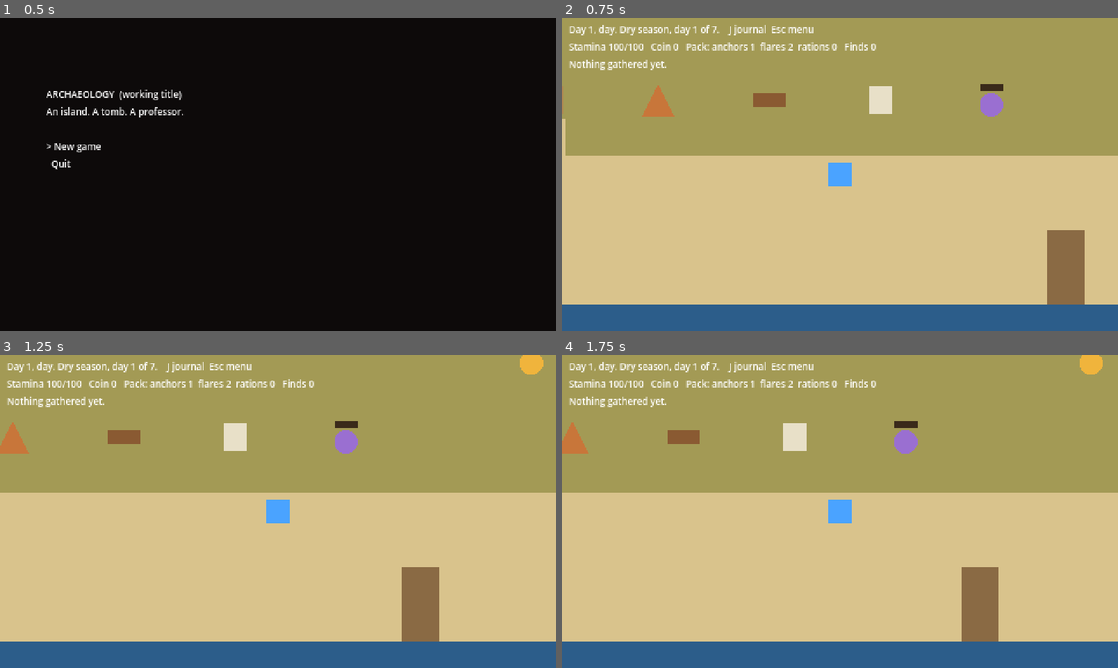
Above: before the commit, frames 1-4 (two rows, left to right).
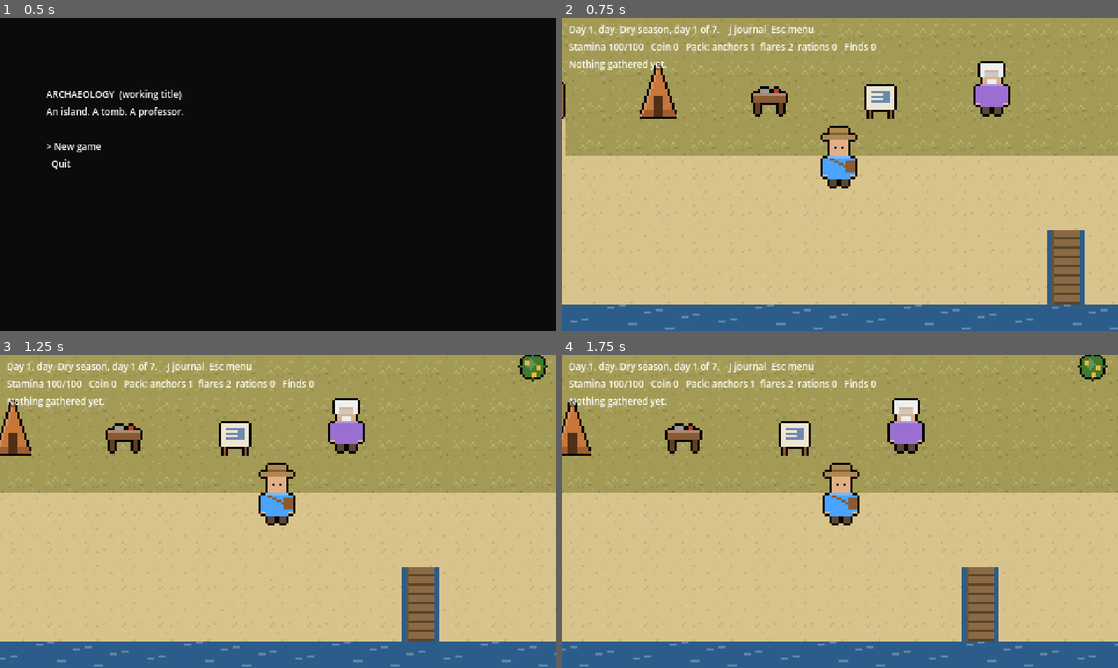
Above: after the commit, the same moments.

Repository: roughpatches/Archaeology
Game: Godot game, scene res://scenes/boot/boot.tscn
Same seed, same stepped clock (60 frames per second), same inputs: the game is played once before the commit and once after it.
Inputs (mouse positions are in pixels of both pictures, inside the frame that each line leads up to):
- Up to frame 1 (0.5 s): no input
- Up to frame 2 (0.75 s): tap Enter at 0.5, 0.6 s; move the mouse to (962, 158) at 0.52 s; hold Right (ui_right) from 0.53 s (still down); click (962, 158) at 0.67 s
- Up to frame 3 (1.25 s): keep holding Right (ui_right); tap Space at 0.77, 1.07 s; tap E at 0.8 s
- Up to frame 4 (1.75 s): release Right (ui_right) at 1.25 s; drag from (728, 527) to (812, 574) at 1.27 s

Frame 1 is identical in both runs. In frame 2, 4.5% of the frame differs, in the area x 0-100%, y 3-100%; in frame 3, 4.7%, in the area x 0-100%, y 0-100%; in frame 4, 4.6%.

Commit message:
Draw the island and tomb with art, placeholder first (D49)
Scenes look up art by name: real art in art/ wins, then the code-made
placeholder, then the gray-box shape. Y-sorted characters and props,
jungle and tomb wall faces, animated sea, night and lamp light drawn
over the art.

Co-Authored-By: Claude Opus 5.5 <noreply@anthropic.com>
Claude-Session: https://claude.ai/code/session_01B7rQi3VunBoZWstFhXroN3

Diff:
--- /dev/null
+++ b/scenes/art.gd
@@ -0,0 +1,45 @@
+extends RefCounted
+## Finds the art for a name like "tomb/floor" (D49, RENDERING_CONTRACT.md section 8): real art
+## in res://art/ first, then the code-made placeholder in res://art/placeholder/, else null, and
+## the scene draws its gray-box shape instead. Drop a real PNG in art/ and it wins, no code change.
+
+const ROOTS: Array[String] = ["res://art/", "res://art/placeholder/"]
+
+static var _cache := {}
+
+
+static func tex(name: String) -> Texture2D:
+	if _cache.has(name):
+		return _cache[name]
+	var found: Texture2D = null
+	for root in ROOTS:
+		var path := root + name + ".png"
+		if ResourceLoader.exists(path):
+			found = load(path)
+			break
+	_cache[name] = found
+	return found
+
+
+## Draws a sprite with its feet (bottom centre, contract section 2) at feet. Returns false if
+## there's no art, so the caller can draw its shape.
+static func draw_feet(ci: CanvasItem, name: String, feet: Vector2) -> bool:
+	var t := tex(name)
+	if t == null:
+		return false
+	var s := t.get_size()
+	var foot_row := 30.0 if s.y == 32.0 and s.x == 32.0 else s.y
+	ci.draw_texture(t, (feet - Vector2(s.x / 2.0, foot_row)).round())
+	return true
+
+
+## Draws a tile-anchored sprite: its bottom row on tile p's bottom, centred across the tile, so
+## tall props overhang upward and wide ones overhang to both sides.
+static func draw_on_tile(ci: CanvasItem, name: String, p: Vector2i, tile: int) -> bool:
+	var t := tex(name)
+	if t == null:
+		return false
+	var s := t.get_size()
+	var at := Vector2(p * tile) + Vector2((tile - s.x) / 2.0, tile - s.y)
+	ci.draw_texture(t, at.round())
+	return true
--- a/scenes/expedition/expedition_scene.gd
+++ b/scenes/expedition/expedition_scene.gd
@@ -10,6 +10,7 @@
 const FloorGen := preload("res://core/expedition/floor_gen.gd")
 const DigView := preload("res://scenes/expedition/dig_view.gd")
 const DebugOverlay := preload("res://scenes/debug/debug_overlay.gd")
+const Art := preload("res://scenes/art.gd")
 
 const TILE := 16
 ## Jungle tomb palette (D33). Gray-box: flat colours, no art.
@@ -37,6 +38,22 @@
 	"spring": Color("7fd4ff"),
 	"hint": Color("d8cfc0"),
 	"hint_checked": Color("ffd84a"),
+}
+## Art for each tile kind (D49); walls with open ground below show their face instead.
+const TILE_ART := {
+	FloorGen.Tile.WALL: "tomb/wall",
+	FloorGen.Tile.FLOOR: "tomb/floor",
+	FloorGen.Tile.PILLAR: "tomb/pillar",
+	FloorGen.Tile.LEDGE: "tomb/ledge",
+	FloorGen.Tile.RUBBLE: "tomb/rubble",
+}
+const TILE_COLOR := {
+	FloorGen.Tile.WALL: "wall",
+	FloorGen.Tile.FLOOR: "floor",
+	FloorGen.Tile.PILLAR: "pillar",
+	FloorGen.Tile.LEDGE: "ledge",
+	FloorGen.Tile.WATER: "water",
+	FloorGen.Tile.RUBBLE: "rubble",
 }
 ## The camera is close in, so a chamber is bigger than the screen (D34).
 const ZOOM := 2.0
@@ -322,37 +339,10 @@
 	var view := get_viewport_rect().size / ZOOM
 	var origin := _camera.position - view / 2.0
 	draw_rect(Rect2(origin, view), COLORS["unseen"])
-	var tiles: PackedByteArray = run.floor_data["tiles"]
 	var size: Vector2i = run.floor_data["size"]
 	for p: Vector2i in run.lit:
-		if p.x < 0 or p.y < 0 or p.x >= size.x or p.y >= size.y:
-			continue
-		var t: int = tiles[p.y * size.x + p.x]
-		var c: Color = COLORS["wall"]
-		match t:
-			FloorGen.Tile.FLOOR:
-				c = COLORS["floor"]
-			FloorGen.Tile.LEDGE:
-				c = COLORS["ledge"]
-			FloorGen.Tile.PILLAR:
-				c = COLORS["pillar"]
-			FloorGen.Tile.WATER:
-				c = COLORS["water"]
-			FloorGen.Tile.RUBBLE:
-				c = COLORS["rubble"]
-		# The lamp fades toward the edge of its reach.
-		c = c.darkened(0.12 * maxi(0, _dist(p) - 2))
-		var rect := Rect2(Vector2(p * TILE), Vector2(TILE, TILE))
-		draw_rect(rect, c)
-		if t == FloorGen.Tile.WALL and _hash(p) % 4 == 0:
-			var o := Vector2(p * TILE)
-			draw_line(o + Vector2(3, 0), o + Vector2(5, TILE), COLORS["root"], 1.5)
-		elif t == FloorGen.Tile.RUBBLE:
-			draw_circle(rect.get_center() + Vector2(-3, 2), 3, c.lightened(0.2))
-			draw_circle(rect.get_center() + Vector2(3, -2), 2.5, c.lightened(0.15))
-		elif t == FloorGen.Tile.WATER and (_hash(p) + run.ticks) % 3 == 0:
-			var o := Vector2(p * TILE)
-			draw_line(o + Vector2(4, 6), o + Vector2(10, 6), COLORS["water"].lightened(0.3), 1.0)
+		if p.x >= 0 and p.y >= 0 and p.x < size.x and p.y < size.y:
+			_draw_tile(p)
 	if not run.rumble.is_empty():
 		for p: Vector2i in run.rumble["tiles"]:
 			if run.lit.has(p):
@@ -362,54 +352,124 @@
 					draw_circle(
 						o + Vector2(3 + 5 * k, 3 + 4 * ((k + run.ticks) % 3)), 1, Color.WHEAT
 					)
-	if run.depth <= run.rope_floors:
-		_mark(run.floor_data["entry"], COLORS["rope"], "rope")
-	for an in run.anchors:
-		_mark(an, COLORS["rope"], "anchor")
-	for c: Dictionary in run.floor_data["chambers"]:
-		if c["shaft"] != FloorGen.NO_SHAFT:
-			_mark(c["shaft"], COLORS["shaft"], "daylight")
-	for e: Vector2i in run.floor_data["exits"]:
-		if run.depth >= Expedition.FLOORS:
-			_mark(e, COLORS["rope"], "rope")
-		else:
-			_mark(e, COLORS["stairs"], "down")
-	for t: Dictionary in run.floor_data["tunnels"]:
-		if run.lit.has(t["ledge"]):
-			_chevron(t["ledge"])
-	for sp in run.springs:
-		_mark(sp, COLORS["spring"], "")
+	_draw_markers()
+	for s in run.spots:
+		if not s["noticed"]:
+			continue
+		var state := "done"
+		var col: Color = COLORS["spot_done"]
+		if not s["dig"].lifted:
+			state = "mapped" if s["dig"].surveyed else "sign"
+			col = COLORS["spot_mapped"] if s["dig"].surveyed else COLORS["spot"]
+		_mark(s["pos"], col, "dig", "tomb/dig_spot_" + state)
+	for n in run.nodes:
+		_mark(n, COLORS["node"], "", "tomb/crystal")
+	_draw_actors()
+	_draw_lamp_fade()
 	for h in run.tunnel_hints():
 		if run.lit.has(h["pos"]):
 			_hint_label(h)
-	for s in run.spots:
-		if not s["noticed"]:
-			continue
-		var col: Color = COLORS["spot_done"]
-		if not s["dig"].lifted:
-			col = COLORS["spot_mapped"] if s["dig"].surveyed else COLORS["spot"]
-		_mark(s["pos"], col, "dig")
-	for n in run.nodes:
-		_mark(n, COLORS["node"], "")
+
+
+## One lit floor tile: art if there is some (D49), else the gray-box colour.
+func _draw_tile(p: Vector2i) -> void:
+	var t := FloorGen.tile_at(run.floor_data, p)
+	var rect := Rect2(Vector2(p * TILE), Vector2(TILE, TILE))
+	var art: String = TILE_ART.get(t, "")
+	if (
+		t == FloorGen.Tile.WALL
+		and FloorGen.open(FloorGen.tile_at(run.floor_data, p + Vector2i.DOWN))
+	):
+		art = "tomb/wall_face"
+	elif t == FloorGen.Tile.WATER:
+		art = "tomb/stream_%d" % ((_hash(p) + run.ticks) % 4)
+	var tex := Art.tex(art)
+	if tex != null:
+		draw_texture(tex, rect.position)
+		if t == FloorGen.Tile.LEDGE:
+			_chevron(p)
+		return
+	var c: Color = COLORS[TILE_COLOR.get(t, "wall")]
+	draw_rect(rect, c)
+	if t == FloorGen.Tile.WALL and _hash(p) % 4 == 0:
+		var o := Vector2(p * TILE)
+		draw_line(o + Vector2(3, 0), o + Vector2(5, TILE), COLORS["root"], 1.5)
+	elif t == FloorGen.Tile.RUBBLE:
+		draw_circle(rect.get_center() + Vector2(-3, 2), 3, c.lightened(0.2))
+		draw_circle(rect.get_center() + Vector2(3, -2), 2.5, c.lightened(0.15))
+	elif t == FloorGen.Tile.LEDGE:
+		_chevron(p)
+
+
+## Ways out, the way down and springs.
+func _draw_markers() -> void:
+	if run.depth <= run.rope_floors:
+		_mark(run.floor_data["entry"], COLORS["rope"], "rope", "tomb/rope")
+	for an in run.anchors:
+		_mark(an, COLORS["rope"], "anchor", "tomb/anchor")
+	for c: Dictionary in run.floor_data["chambers"]:
+		if c["shaft"] != FloorGen.NO_SHAFT:
+			_mark(c["shaft"], COLORS["shaft"], "daylight", "tomb/shaft")
+	for e: Vector2i in run.floor_data["exits"]:
+		if run.depth >= Expedition.FLOORS:
+			_mark(e, COLORS["rope"], "rope", "tomb/rope")
+		else:
+			_mark(e, COLORS["stairs"], "down", "tomb/stairs")
+	for sp in run.springs:
+		_mark(sp, COLORS["spring"], "", "tomb/spring")
+
+
+## Creatures and the player, sorted by the y of their feet (contract section 3).
+func _draw_actors() -> void:
+	var actors: Array = []
 	for cr in run.creatures:
 		if run.lit.has(cr["pos"]):
-			var col: Color = COLORS["creature"]
-			if cr["flee"] > 0:
-				col = COLORS["creature_flee"]
-			elif cr["stun"] > 0:
-				col = COLORS["creature_stun"]
-			draw_circle(Vector2(cr["pos"] * TILE) + Vector2(TILE, TILE) / 2.0, TILE * 0.4, col)
-	draw_rect(
-		Rect2(_shown - Vector2(TILE - 6, TILE - 6) / 2.0, Vector2(TILE - 6, TILE - 6)),
-		COLORS["player"]
-	)
-
-
-func _mark(p: Vector2i, col: Color, label: String) -> void:
+			actors.append([_tile_centre(cr["pos"]).y, cr])
+	actors.append([_shown.y, {}])
+	actors.sort_custom(func(a: Array, b: Array) -> bool: return a[0] < b[0])
+	for item: Array in actors:
+		var cr: Dictionary = item[1]
+		if cr.is_empty():
+			if not Art.draw_feet(self, "characters/player", _shown + Vector2(0, 7)):
+				draw_rect(
+					Rect2(_shown - Vector2(TILE - 6, TILE - 6) / 2.0, Vector2(TILE - 6, TILE - 6)),
+					COLORS["player"]
+				)
+			continue
+		var state := "normal"
+		var col: Color = COLORS["creature"]
+		if cr["flee"] > 0:
+			state = "flee"
+			col = COLORS["creature_flee"]
+		elif cr["stun"] > 0:
+			state = "stunned"
+			col = COLORS["creature_stun"]
+		var centre := _tile_centre(cr["pos"])
+		if not Art.draw_feet(self, "characters/creature_" + state, centre + Vector2(0, 7)):
+			draw_circle(centre, TILE * 0.4, col)
+
+
+## The lamp fades toward the edge of its reach, drawn over the art (contract section 3).
+func _draw_lamp_fade() -> void:
+	for p: Vector2i in run.lit:
+		var k := maxi(0, _dist(p) - 2)
+		if k > 0:
+			draw_rect(
+				Rect2(Vector2(p * TILE), Vector2(TILE, TILE)), Color(0, 0, 0, minf(0.12 * k, 0.8))
+			)
+
+
+## A marked tile: its art if there is some, else a coloured frame; and its label (labels stay
+## drawn by code, contract section 9).
+func _mark(p: Vector2i, col: Color, label: String, art: String = "") -> void:
 	if not run.lit.has(p):
 		return
-	var rect := Rect2(Vector2(p * TILE) + Vector2(1, 1), Vector2(TILE - 2, TILE - 2))
-	draw_rect(rect, col, false, 2.0)
+	var tex := Art.tex(art) if art != "" else null
+	if tex != null:
+		draw_texture(tex, Vector2(p * TILE))
+	else:
+		var rect := Rect2(Vector2(p * TILE) + Vector2(1, 1), Vector2(TILE - 2, TILE - 2))
+		draw_rect(rect, col, false, 2.0)
 	if label != "":
 		draw_string(
 			ThemeDB.fallback_font,
--- a/scenes/overworld/overworld_scene.gd
+++ b/scenes/overworld/overworld_scene.gd
@@ -18,6 +18,7 @@
 const Camp := preload("res://core/overworld/camp.gd")
 const Story := preload("res://core/overworld/story.gd")
 const DebugOverlay := preload("res://scenes/debug/debug_overlay.gd")
+const Art := preload("res://scenes/art.gd")
 
 const TILE := 16
 const ZOOM := 2.0
@@ -61,6 +62,8 @@
 	"shelf": Color("b08850"),
 	"plans": Color("e8e0c8"),
 }
+## Season names in art file names (RENDERING_CONTRACT.md section 5).
+const SEASON_ART: Array[String] = ["dry", "rains", "bloom", "mists"]
 ## Map characters with a fixed colour (grass and jungle change with the season).
 const GROUND := {
 	"~": "sea",
@@ -135,6 +138,7 @@
 
 
 func _process(delta: float) -> void:
+	queue_redraw()  # the sea moves
 	if _page_kind != "":
 		return
 	var dir := Input.get_vector("ui_left", "ui_right", "ui_up", "ui_down")
@@ -629,19 +633,68 @@
 	var night := Calendar.is_night(GameState.half())
 	for y in size.y:
 		for x in size.x:
+			_draw_ground(Vector2i(x, y), season)
+	# Y-sorted layer (contract section 3): things and the player by the y of their feet.
+	var sorted: Array = []
+	for t in _things:
+		sorted.append([float(t["pos"].y * TILE + TILE), t])
+	sorted.append([player_pos.y + HALF_BOX, {}])
+	sorted.sort_custom(func(a: Array, b: Array) -> bool: return a[0] < b[0])
+	for item: Array in sorted:
+		if (item[1] as Dictionary).is_empty():
+			_draw_player()
+		else:
+			_draw_thing(item[1], night)
+	if night:
+		_draw_night(size)
+
+
+## A ground tile: art if there is some (D49), else the gray-box colour.
+func _draw_ground(p: Vector2i, season: int) -> void:
+	var ch := IslandMap.char_at(p)
+	var rect := Rect2(Vector2(p * TILE), Vector2(TILE, TILE))
+	var art := _ground_art(ch, p, season)
+	var t := Art.tex(art) if art != "" else null
+	if t != null:
+		draw_texture(t, rect.position)
+	else:
+		draw_rect(rect, _ground(ch, season))
+
+
+func _ground_art(ch: String, p: Vector2i, season: int) -> String:
+	var season_name: String = SEASON_ART[season]
+	match ch:
+		"#":
+			# Show the front of the jungle where open ground is below it.
+			var face := IslandMap.char_at(p + Vector2i.DOWN) != "#"
+			return "island/jungle_%s%s" % ["face_" if face else "", season_name]
+		"~", "B":
+			return "island/sea_%d" % (int(Time.get_ticks_msec() / 250.0 + p.x) % 4)
+		"=":
+			return "island/jetty"
+		",", "@", "V", "C":
+			return "island/sand"
+	return "island/grass_" + season_name
+
+
+## Night (D35): only the lamp lights the way, drawn over the art (contract section 3).
+func _draw_night(size: Vector2i) -> void:
+	for y in size.y:
+		for x in size.x:
 			var p := Vector2i(x, y)
-			var c := _ground(IslandMap.char_at(p), season)
-			if night:
-				var dist := player_pos.distance_to(_centre_of(p)) / TILE
-				var dark := clampf((dist - NIGHT_LIGHT) / NIGHT_FADE, 0.0, 1.0) * 0.85 + 0.1
-				c = c.lerp(COLORS["night"], dark)
+			var dist := player_pos.distance_to(_centre_of(p)) / TILE
+			var dark := clampf((dist - NIGHT_LIGHT) / NIGHT_FADE, 0.0, 1.0) * 0.85 + 0.1
+			var c: Color = COLORS["night"]
+			c.a = dark
 			draw_rect(Rect2(Vector2(p * TILE), Vector2(TILE, TILE)), c)
-	for t in _things:
-		_draw_thing(t, night)
-	draw_rect(
-		Rect2(player_pos - Vector2(HALF_BOX, HALF_BOX), Vector2(HALF_BOX, HALF_BOX) * 2),
-		COLORS["player"]
-	)
+
+
+func _draw_player() -> void:
+	if not Art.draw_feet(self, "characters/player", player_pos + Vector2(0, HALF_BOX)):
+		draw_rect(
+			Rect2(player_pos - Vector2(HALF_BOX, HALF_BOX), Vector2(HALF_BOX, HALF_BOX) * 2),
+			COLORS["player"]
+		)
 
 
 func _ground(ch: String, season: int) -> Color:
@@ -652,10 +705,43 @@
 	return SEASON_GRASS[season]
 
 
+## The art name for a thing, or "" if it has none (or isn't here now).
+func _thing_art(t: Dictionary) -> String:
+	var kind: String = t["kind"]
+	match kind:
+		"tent", "bench", "plans", "boat":
+			return "camp/" + kind
+		"tomb":
+			return "camp/tomb_door"
+		"shelf":
+			return "camp/shelf_%d" % mini(GameState.shelf().size(), Camp.SHELF_SLOTS)
+		"philius", "trader", "collector":
+			return "characters/" + kind
+	if Forage.KINDS.has(kind):
+		var ready_at := int(GameState.data["forage"].get(t["id"], 0))
+		var why := Forage.why_not(kind, ready_at, GameState.day(), GameState.half())
+		return "plants/%s%s" % [kind, "" if why == "" else "_picked"]
+	return ""
+
+
 func _draw_thing(t: Dictionary, night: bool) -> void:
 	var dist := player_pos.distance_to(_centre_of(t["pos"])) / TILE
 	if night and dist > NIGHT_LIGHT + NIGHT_FADE:
 		return
+	var kind: String = t["kind"]
+	if not _present(kind):
+		return
+	var art := _thing_art(t)
+	if art.begins_with("characters/"):
+		if Art.draw_feet(self, art, _centre_of(t["pos"]) + Vector2(0, 6)):
+			return
+	elif art != "" and Art.draw_on_tile(self, art, t["pos"], TILE):
+		return
+	_draw_thing_shape(t)
+
+
+## The gray-box shape for a thing with no art yet.
+func _draw_thing_shape(t: Dictionary) -> void:
 	var o := Vector2(t["pos"] * TILE)
 	var centre := o + Vector2(TILE, TILE) / 2.0
 	var kind: String = t["kind"]
@@ -669,8 +755,6 @@
 			draw_rect(Rect2(o + Vector2(1, 5), Vector2(14, 6)), COLORS["bench"])
 		"shelf":
 			draw_rect(Rect2(o + Vector2(1, 2), Vector2(14, 12)), COLORS["shelf"])
-			for k in mini(GameState.shelf().size(), Camp.SHELF_SLOTS):
-				draw_rect(Rect2(o + Vector2(2 + k * 2.6, 5), Vector2(2, 3)), Color("7ff0c0"))
 		"plans":
 			draw_rect(Rect2(o + Vector2(3, 2), Vector2(10, 12)), COLORS["plans"])
 		"philius":
@@ -679,17 +763,13 @@
 		"tomb":
 			draw_rect(Rect2(o + Vector2(3, 2), Vector2(10, 14)), COLORS["tomb"])
 		"boat":
-			if _present("boat"):
-				draw_rect(Rect2(o + Vector2(-8, 6), Vector2(32, 9)), COLORS["boat"])
-				draw_colored_polygon(
-					PackedVector2Array(
-						[o + Vector2(8, -14), o + Vector2(20, 5), o + Vector2(8, 5)]
-					),
-					COLORS["sail"]
-				)
+			draw_rect(Rect2(o + Vector2(-8, 6), Vector2(32, 9)), COLORS["boat"])
+			draw_colored_polygon(
+				PackedVector2Array([o + Vector2(8, -14), o + Vector2(20, 5), o + Vector2(8, 5)]),
+				COLORS["sail"]
+			)
 		"trader", "collector":
-			if _present(kind):
-				draw_circle(centre + Vector2(0, 2), 5, COLORS[kind])
+			draw_circle(centre + Vector2(0, 2), 5, COLORS[kind])
 		_:
 			var ready_at := int(GameState.data["forage"].get(t["id"], 0))
 			var why := Forage.why_not(kind, ready_at, GameState.day(), GameState.half())
Not shown, added: art/placeholder/camp/bench.png.import
Not shown, added: art/placeholder/camp/boat.png.import
Not shown, added: art/placeholder/camp/plans.png.import
Binary file added: art/placeholder/camp/shelf_0.png
Not shown, added: art/placeholder/camp/shelf_0.png.import
Binary file added: art/placeholder/camp/shelf_1.png
Not shown, added: art/placeholder/camp/shelf_1.png.import
Binary file added: art/placeholder/camp/shelf_2.png
Not shown, added: art/placeholder/camp/shelf_2.png.import
Renamed: art/placeholder/camp/shelf.png -> art/placeholder/camp/shelf_3.png
Not shown, added: art/placeholder/camp/shelf_3.png.import
Binary file added: art/placeholder/camp/shelf_4.png
(and 63 more such lines)
